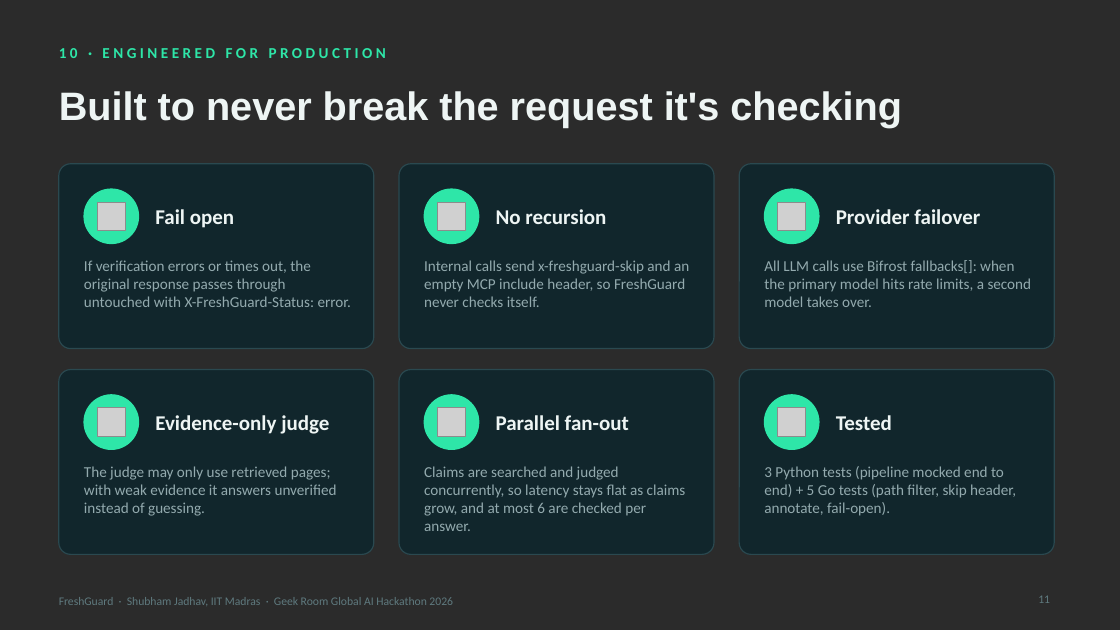
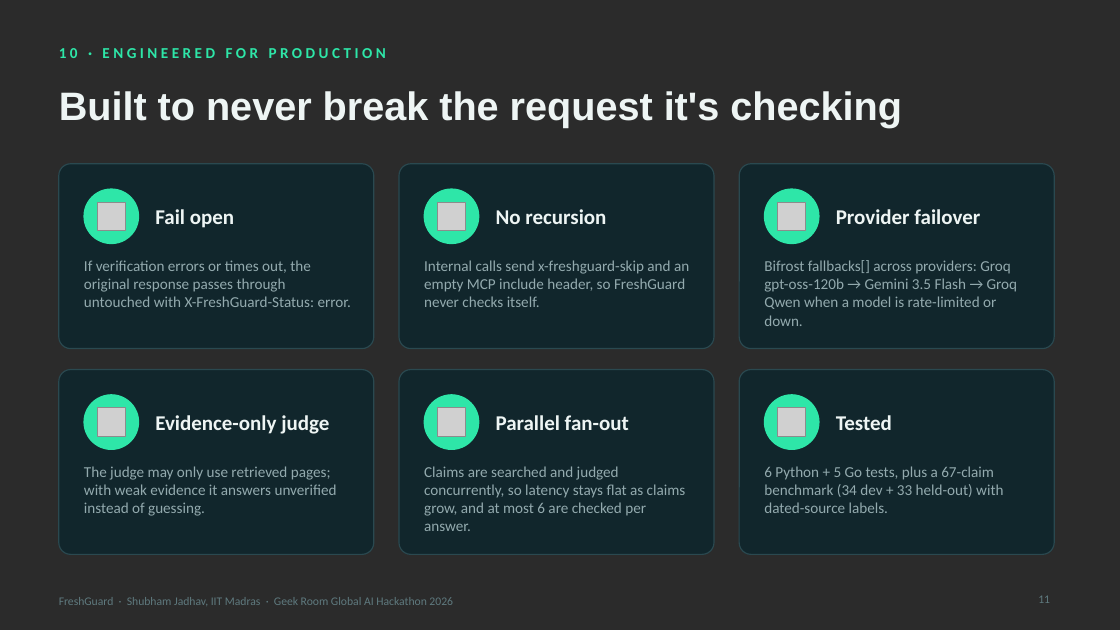
Before and after one commit to shubham-jadhav-FiatLux/freshguard, a slide deck: slide 11 of docs/FreshGuard_Pitch.pptx. Drawn at 1120x630 pixels with LibreOffice and Linux fonts; fonts in the diff are those of the drawing; grey boxes stand for pictures; background and template pictures are left out; a plain dark background stands for a picture behind light text. Boxes give left, top, right and bottom in pixels: in the first picture for what was removed or moved away, otherwise in the second. Text is boxed around its words. In the diff, an @@ line names an element or a change of style, - is before the commit and + after.

```diff
--- a/docs/FreshGuard_Pitch.pptx
+++ b/docs/FreshGuard_Pitch.pptx
@@ text at box(764, 260, 1018, 326): text changed @@
-All LLM calls use Bifrost fallbacks[]: when the primary model hits rate limits, a second model takes over.
+Bifrost fallbacks[] across providers: Groq gpt-oss-120b → Gemini 3.5 Flash → Groq Qwen when a model is rate-limited or down.
@@ text at box(764, 466, 1003, 513): text changed @@
-3 Python tests (pipeline mocked end to end) + 5 Go tests (path filter, skip header, annotate, fail-open).
+6 Python + 5 Go tests, plus a 67-claim benchmark (34 dev + 33 held-out) with dated-source labels.
```
Also in this commit, not shown: 1 other slide changed, 2 other files.
